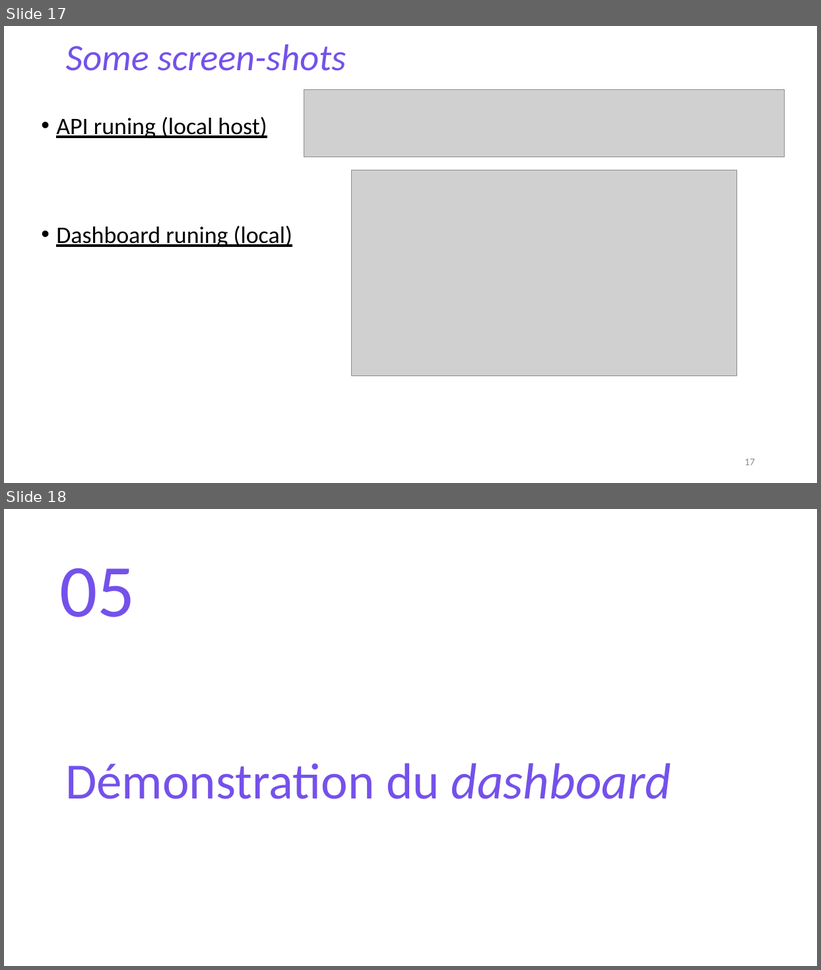
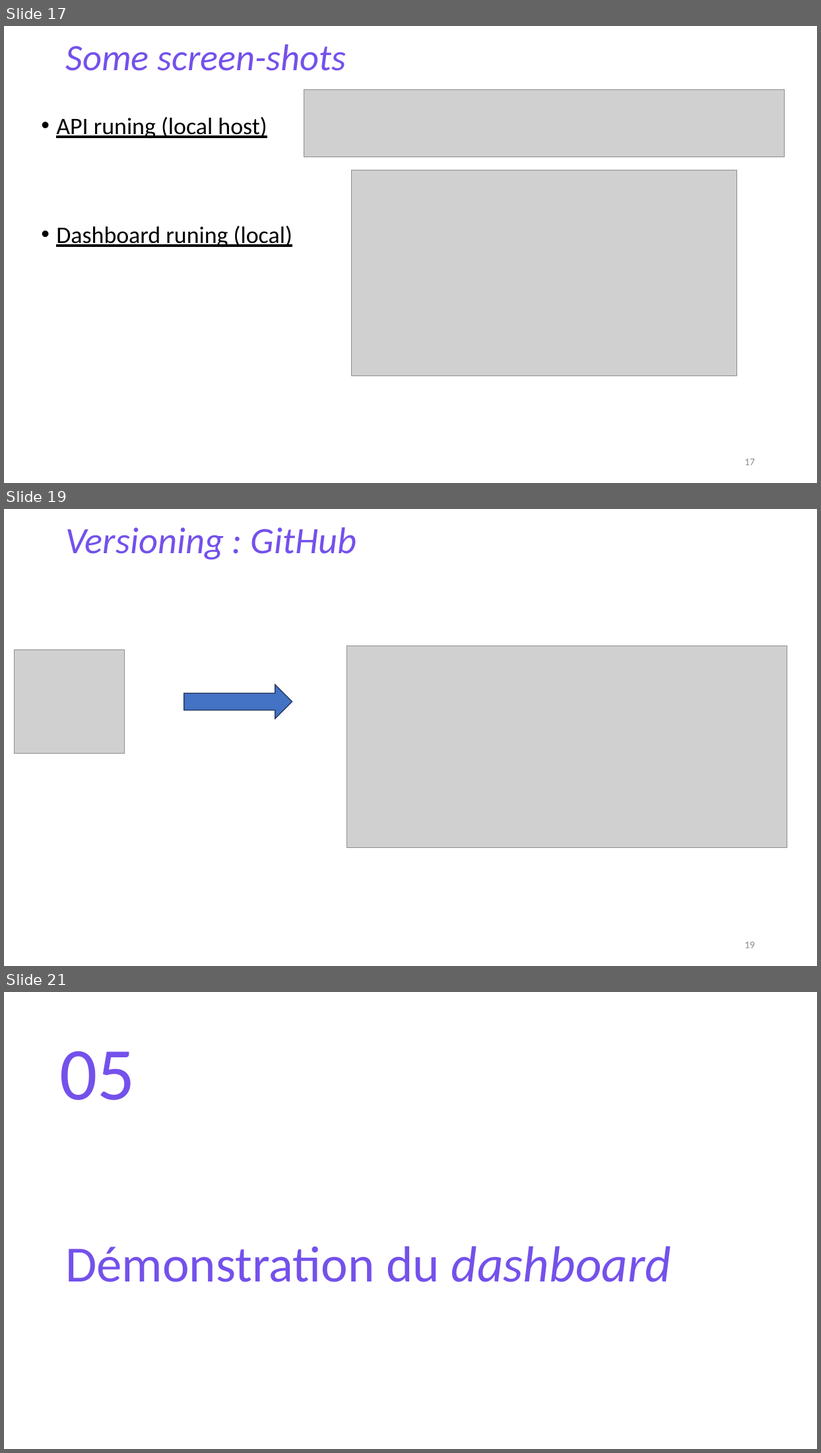
Before and after one commit to DDesou/Projet7_OCR, a slide deck: Desoubzdanne_Denis_4_presentation_112023.pptx. Shown one above the other, each under a label of ours: slides 17 and 18 before the commit, slides 17, 19 and 21 after it; the slides between them are not shown. The pictures are 821x970 and 821x1453 pixels, drawn with LibreOffice and Linux fonts; fonts in the diff are those of the drawing; grey boxes stand for pictures. Boxes give left, top, right and bottom in pixels: in the first picture for what was removed or moved away, otherwise in the second. Text is boxed around its words. In the diff, an @@ line names an element or a change of style, - is before the commit and + after.

```diff
--- a/Desoubzdanne_Denis_4_presentation_112023.pptx
+++ b/Desoubzdanne_Denis_4_presentation_112023.pptx
@@ slide 19 added at box(4, 509, 817, 966), background #FFFFFF @@
@@ text added at box(66, 527, 357, 560), 44 pt, text #7451EB, italic @@
+Versioning : GitHub
@@ picture added at box(347, 646, 788, 848) @@
@@ picture added at box(15, 650, 125, 754) @@
@@ right arrow added at box(184, 685, 292, 719), fill #4472C4, outline #1E3256 1 pt @@
@@ page number added at box(745, 942, 755, 949), 12 pt, text #8C8C8C @@
+19
@@ what was slide 18 is now slide 21 @@
```
Also in this commit, not shown: 1 slide changed, 2 other slides added, 3 other files.
